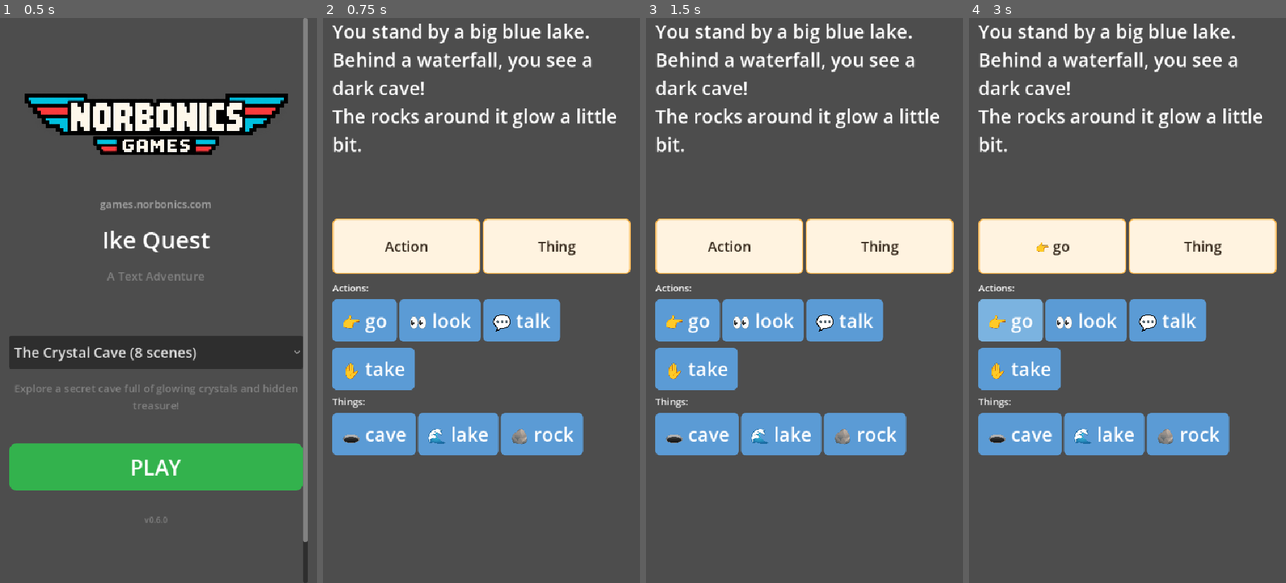
Above: before the commit, frames 1-4 (left to right).
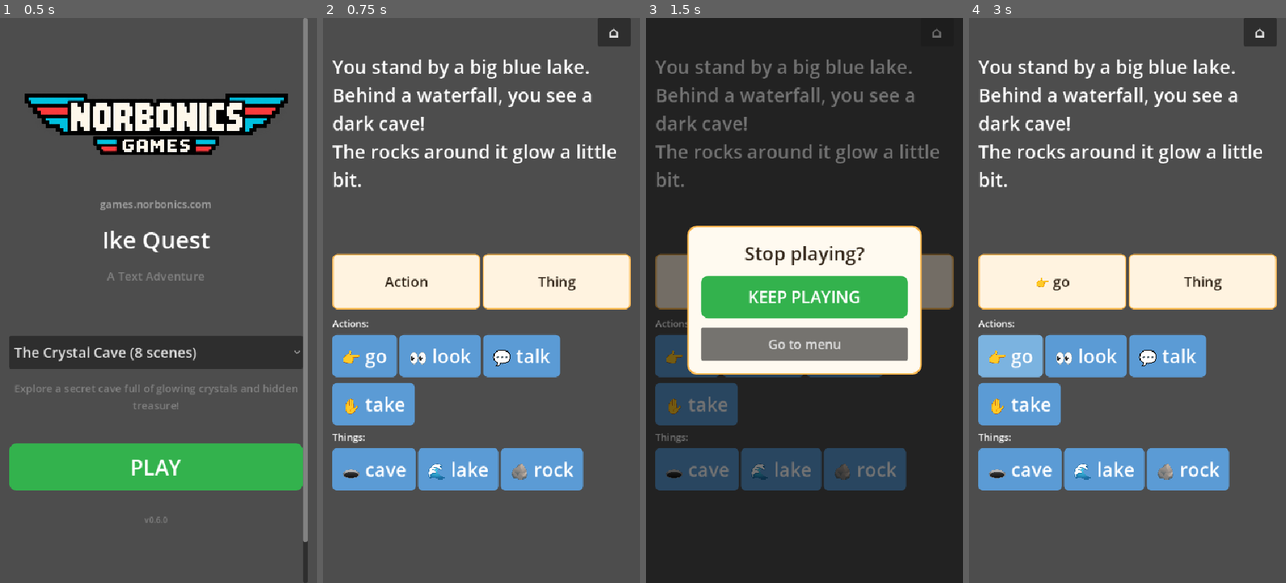
Above: after the commit, the same moments.

Repository: DlaregY/kid-text-adventure
Game: Godot game, scene res://Game.tscn
Same seed, same stepped clock (60 frames per second), same inputs: the game is played once before the commit and once after it.
Inputs (mouse positions are in pixels of both pictures, inside the frame that each line leads up to):
- Up to frame 1 (0.5 s): no input
- Up to frame 2 (0.75 s): click "PLAY" at 0.5 s
- Up to frame 3 (1.5 s): click (937, 29) at 1.25 s, where only the run after the commit has a clickable "⌂"
- Up to frame 4 (3 s): click (1127, 294) at 2 s, where only the run after the commit has a clickable "KEEP PLAYING"; click "👉 go" at 2.75 s

Frame 1 is identical in both runs. In frame 2, 36% of the frame differs, in the area x 2-98%, y 0-84%; in frame 3, 93%, in the area x 0-100%, y 0-100%; in frame 4, 37%.

Commit message:
Add save/resume, stop dialog, and Android Back handling
- Persist story progress to user://save.json on start, state change and
  transition; clear it on ending scenes. Menu offers CONTINUE when a save
  exists; PLAY always starts fresh.
- Add a home button during stories and a Stop dialog (KEEP PLAYING /
  GO TO MENU). Android Back opens the dialog instead of quitting the app.
- Guard transition and progress coroutines with a story generation counter
  so stopping mid-transition cannot alter a later game.
- Save keys off the loaded story path rather than the picker selection.
- Remove a stray editor temp file; ignore *.tmp. Add polish plan and tests.

Co-Authored-By: Claude Fable 5.1 <noreply@anthropic.com>
Claude-Session: https://claude.ai/code/session_01K3i2x3bhNggk8gGwqCHyAT

Diff:
--- a/Game.tscn
+++ b/Game.tscn
@@ -49,6 +49,55 @@
 content_margin_right = 24
 content_margin_bottom = 8
 
+[sub_resource type="StyleBoxFlat" id="resume_normal"]
+bg_color = Color(0.95, 0.6, 0.15, 1)
+corner_radius_top_left = 12
+corner_radius_top_right = 12
+corner_radius_bottom_right = 12
+corner_radius_bottom_left = 12
+content_margin_left = 24
+content_margin_top = 8
+content_margin_right = 24
+content_margin_bottom = 8
+
+[sub_resource type="StyleBoxFlat" id="resume_hover"]
+bg_color = Color(1.0, 0.68, 0.25, 1)
+corner_radius_top_left = 12
+corner_radius_top_right = 12
+corner_radius_bottom_right = 12
+corner_radius_bottom_left = 12
+content_margin_left = 24
+content_margin_top = 8
+content_margin_right = 24
+content_margin_bottom = 8
+
+[sub_resource type="StyleBoxFlat" id="resume_pressed"]
+bg_color = Color(0.75, 0.45, 0.1, 1)
+corner_radius_top_left = 12
+corner_radius_top_right = 12
+corner_radius_bottom_right = 12
+corner_radius_bottom_left = 12
+content_margin_left = 24
+content_margin_top = 8
+content_margin_right = 24
+content_margin_bottom = 8
+
+[sub_resource type="StyleBoxFlat" id="dialog_panel"]
+bg_color = Color(1.0, 0.98, 0.94, 1)
+border_width_left = 3
+border_width_top = 3
+border_width_right = 3
+border_width_bottom = 3
+border_color = Color(1.0, 0.718, 0.302, 1)
+corner_radius_top_left = 16
+corner_radius_top_right = 16
+corner_radius_bottom_right = 16
+corner_radius_bottom_left = 16
+content_margin_left = 24
+content_margin_top = 24
+content_margin_right = 24
+content_margin_bottom = 24
+
 [node name="Game" type="Control" unique_id=1650470966]
 layout_mode = 3
 anchors_preset = 15
@@ -135,6 +184,18 @@
 [node name="Spacer3" type="Control" parent="ScrollContainer/Layout/MenuScreen"]
 custom_minimum_size = Vector2(0, 12)
 layout_mode = 2
+
+[node name="ResumeButton" type="Button" parent="ScrollContainer/Layout/MenuScreen"]
+visible = false
+custom_minimum_size = Vector2(0, 80)
+layout_mode = 2
+size_flags_horizontal = 3
+theme_override_font_sizes/font_size = 36
+theme_override_colors/font_color = Color(1, 1, 1, 1)
+theme_override_styles/normal = SubResource("resume_normal")
+theme_override_styles/hover = SubResource("resume_hover")
+theme_override_styles/pressed = SubResource("resume_pressed")
+text = "▶ CONTINUE"
 
 [node name="PlayButton" type="Button" parent="ScrollContainer/Layout/MenuScreen"]
 custom_minimum_size = Vector2(0, 80)
@@ -158,6 +219,20 @@
 horizontal_alignment = 1
 text = "v0.2.1"
 
+[node name="TopBar" type="HBoxContainer" parent="ScrollContainer/Layout"]
+visible = false
+layout_mode = 2
+
+[node name="TopSpacer" type="Control" parent="ScrollContainer/Layout/TopBar"]
+layout_mode = 2
+size_flags_horizontal = 3
+
+[node name="HomeButton" type="Button" parent="ScrollContainer/Layout/TopBar"]
+custom_minimum_size = Vector2(56, 48)
+layout_mode = 2
+theme_override_font_sizes/font_size = 26
+text = "⌂"
+
 [node name="StoryText" type="Label" parent="ScrollContainer/Layout" unique_id=2087282049]
 custom_minimum_size = Vector2(0, 160)
 layout_mode = 2
@@ -275,3 +350,62 @@
 grow_vertical = 2
 mouse_filter = 2
 color = Color(0, 0, 0, 0)
+
+[node name="StopDialog" type="Control" parent="."]
+visible = false
+layout_mode = 1
+anchors_preset = 15
+anchor_right = 1.0
+anchor_bottom = 1.0
+grow_horizontal = 2
+grow_vertical = 2
+mouse_filter = 0
+
+[node name="Dim" type="ColorRect" parent="StopDialog"]
+layout_mode = 1
+anchors_preset = 15
+anchor_right = 1.0
+anchor_bottom = 1.0
+grow_horizontal = 2
+grow_vertical = 2
+color = Color(0, 0, 0, 0.55)
+
+[node name="Center" type="CenterContainer" parent="StopDialog"]
+layout_mode = 1
+anchors_preset = 15
+anchor_right = 1.0
+anchor_bottom = 1.0
+grow_horizontal = 2
+grow_vertical = 2
+
+[node name="Panel" type="PanelContainer" parent="StopDialog/Center"]
+custom_minimum_size = Vector2(400, 0)
+layout_mode = 2
+theme_override_styles/panel = SubResource("dialog_panel")
+
+[node name="Box" type="VBoxContainer" parent="StopDialog/Center/Panel"]
+layout_mode = 2
+theme_override_constants/separation = 16
+
+[node name="Question" type="Label" parent="StopDialog/Center/Panel/Box"]
+layout_mode = 2
+theme_override_font_sizes/font_size = 32
+theme_override_colors/font_color = Color(0.2, 0.15, 0.1, 1)
+text = "Stop playing?"
+horizontal_alignment = 1
+
+[node name="KeepButton" type="Button" parent="StopDialog/Center/Panel/Box"]
+custom_minimum_size = Vector2(0, 72)
+layout_mode = 2
+theme_override_font_sizes/font_size = 28
+theme_override_colors/font_color = Color(1, 1, 1, 1)
+theme_override_styles/normal = SubResource("play_normal")
+theme_override_styles/hover = SubResource("play_hover")
+theme_override_styles/pressed = SubResource("play_pressed")
+text = "KEEP PLAYING"
+
+[node name="StopMenuButton" type="Button" parent="StopDialog/Center/Panel/Box"]
+custom_minimum_size = Vector2(0, 56)
+layout_mode = 2
+theme_override_font_sizes/font_size = 22
+text = "Go to menu"
--- a/project.godot
+++ b/project.godot
@@ -11,6 +11,7 @@
 [application]
 
 config/name="Ike Quest"
+config/quit_on_go_back=false
 run/main_scene="uid://da2g8wy6g4fky"
 config/features=PackedStringArray("4.6", "Forward Plus")
 config/icon="res://assets/icons/android/launcher_main_192.svg"
--- a/scripts/Game.gd
+++ b/scripts/Game.gd
@@ -6,6 +6,8 @@
 extends Control
 
 const STORIES_DIR := "res://stories"
+const SAVE_PATH := "user://save.json"
+const SAVE_VERSION := 1
 const TILE_SCENE := preload("res://ui/Tile.tscn")
 const ACTION_TOKENS: Array[String] = ["go", "open", "take", "look", "talk", "give", "climb"]
 const STORY_FONT_MAX: int = 32
@@ -101,6 +103,12 @@
 @onready var menu_screen: VBoxContainer = $ScrollContainer/Layout/MenuScreen
 @onready var story_picker: OptionButton = $ScrollContainer/Layout/MenuScreen/StoryPicker
 @onready var play_button: Button = $ScrollContainer/Layout/MenuScreen/PlayButton
+@onready var resume_button: Button = $ScrollContainer/Layout/MenuScreen/ResumeButton
+@onready var top_bar: HBoxContainer = $ScrollContainer/Layout/TopBar
+@onready var home_button: Button = $ScrollContainer/Layout/TopBar/HomeButton
+@onready var stop_dialog: Control = $StopDialog
+@onready var keep_button: Button = $StopDialog/Center/Panel/Box/KeepButton
+@onready var stop_menu_button: Button = $StopDialog/Center/Panel/Box/StopMenuButton
 @onready var new_game_button: Button = $ScrollContainer/Layout/NewGameButton
 @onready var command_bar: HBoxContainer = $ScrollContainer/Layout/CommandBar
 @onready var tile_section: VBoxContainer = $ScrollContainer/Layout/TileSection
@@ -127,6 +135,7 @@
 var flags = {}     # flag -> true/false
 var discovered_stories: Array[Dictionary] = []
 var selected_story_path := ""
+var loaded_story_path := "" # path of the story currently in `story`; the save keys off this, not the picker
 var has_active_story := false
 var is_transitioning := false
 var fail_count: int = 0
@@ -134,6 +143,7 @@
 var action_fallback_map := {}
 var command_timer := Timer.new()
 var is_executing_command := false
+var story_generation: int = 0 # bumped whenever a story starts or stops; stale coroutines check it
 
 func _ready() -> void:
 	command_timer.one_shot = true
@@ -161,6 +171,10 @@
 
 	story_picker.item_selected.connect(_on_story_selected)
 	play_button.pressed.connect(_on_start_pressed)
+	resume_button.pressed.connect(_on_resume_pressed)
+	home_button.pressed.connect(_show_stop_dialog)
+	keep_button.pressed.connect(_hide_stop_dialog)
+	stop_menu_button.pressed.connect(_on_stop_confirmed)
 	new_game_button.pressed.connect(_on_menu_pressed)
 	hint_button.pressed.connect(_on_hint_pressed)
 	slot1.tile_dropped.connect(_check_slots_and_execute)
@@ -262,6 +276,7 @@
 
 	story = parsed
 	scenes = story.get("scenes", {})
+	loaded_story_path = path
 	current_scene_id = story.get("start_scene", "")
 	if current_scene_id == "":
 		push_error("No start_scene set in story JSON.")
@@ -354,20 +369,29 @@
 
 	return {"ok": errors.is_empty(), "errors": errors}
 
-func _start_story() -> void:
-	inventory.clear()
-	flags.clear()
+func _start_story(resume: bool = false) -> void:
+	if not resume:
+		inventory.clear()
+		flags.clear()
+	story_generation += 1
 	has_active_story = true
 	menu_screen.visible = false
+	top_bar.visible = true
 	command_bar.visible = true
 	tile_section.visible = true
 	feedback_text.visible = true
 	new_game_button.visible = false
+	_save_progress()
 	await _render_scene()
 
 func _show_menu() -> void:
 	command_timer.stop()
+	story_generation += 1
 	has_active_story = false
+	is_transitioning = false
+	is_executing_command = false
+	stop_dialog.visible = false
+	top_bar.visible = false
 	menu_screen.visible = true
 	command_bar.visible = false
 	tile_section.visible = false
@@ -385,6 +409,107 @@
 	slot2.clear()
 	inventory.clear()
 	flags.clear()
+	_refresh_resume_button()
+
+func _refresh_resume_button() -> void:
+	var save: Dictionary = _read_save()
+	var index: int = _story_index_for_path(str(save.get("story_path", "")))
+	resume_button.visible = index >= 0
+	if index >= 0:
+		story_picker.select(index)
+		_set_selected_story(index)
+
+func _story_index_for_path(path: String) -> int:
+	if path == "":
+		return -1
+	for i in range(discovered_stories.size()):
+		if str(discovered_stories[i].get("path", "")) == path:
+			return i
+	return -1
+
+func _save_progress() -> void:
+	if not has_active_story or loaded_story_path == "":
+		return
+	var data := {
+		"version": SAVE_VERSION,
+		"story_path": loaded_story_path,
+		"scene": current_scene_id,
+		"inventory": inventory.keys(),
+		"flags": flags.duplicate(),
+	}
+	var f := FileAccess.open(SAVE_PATH, FileAccess.WRITE)
+	if f == null:
+		push_warning("Could not write save file: " + SAVE_PATH)
+		return
+	f.store_string(JSON.stringify(data))
+
+func _clear_save() -> void:
+	if FileAccess.file_exists(SAVE_PATH):
+		DirAccess.remove_absolute(SAVE_PATH)
+
+func _read_save() -> Dictionary:
+	if not FileAccess.file_exists(SAVE_PATH):
+		return {}
+	var f := FileAccess.open(SAVE_PATH, FileAccess.READ)
+	if f == null:
+		return {}
+	var parsed = JSON.parse_string(f.get_as_text())
+	if typeof(parsed) != TYPE_DICTIONARY:
+		return {}
+	if int(parsed.get("version", 0)) != SAVE_VERSION:
+		return {}
+	if typeof(parsed.get("scene", null)) != TYPE_STRING or typeof(parsed.get("inventory", null)) != TYPE_ARRAY or typeof(parsed.get("flags", null)) != TYPE_DICTIONARY:
+		return {}
+	return parsed
+
+func _on_resume_pressed() -> void:
+	var save: Dictionary = _read_save()
+	var index: int = _story_index_for_path(str(save.get("story_path", "")))
+	if index < 0:
+		_refresh_resume_button()
+		return
+	story_picker.select(index)
+	_set_selected_story(index)
+	if not _load_story(str(discovered_stories[index].get("path", ""))):
+		_clear_save()
+		_refresh_resume_button()
+		return
+	var scene_id := str(save.get("scene", ""))
+	if not scenes.has(scene_id):
+		_clear_save()
+		_refresh_resume_button()
+		return
+	current_scene_id = scene_id
+	inventory.clear()
+	for item in save.get("inventory", []):
+		inventory[str(item)] = true
+	flags.clear()
+	var saved_flags: Dictionary = save.get("flags", {})
+	for k in saved_flags.keys():
+		flags[str(k)] = bool(saved_flags[k])
+	_start_story(true)
+
+func _show_stop_dialog() -> void:
+	if not has_active_story:
+		return
+	stop_dialog.visible = true
+
+func _hide_stop_dialog() -> void:
+	stop_dialog.visible = false
+
+func _on_stop_confirmed() -> void:
+	_show_menu()
+
+func _notification(what: int) -> void:
+	if what == NOTIFICATION_WM_GO_BACK_REQUEST:
+		if not is_node_ready():
+			return
+		if stop_dialog.visible:
+			_hide_stop_dialog()
+		elif has_active_story:
+			_show_stop_dialog()
+		else:
+			get_tree().quit()
 
 func _set_selected_story(index: int) -> void:
 	if index < 0 or index >= discovered_stories.size():
@@ -460,6 +585,8 @@
 			has_next = true
 			break
 	new_game_button.visible = not has_next
+	if not has_next:
+		_clear_save()
 	await _auto_fit_story_text()
 
 func _auto_fit_story_text() -> void:
@@ -592,7 +719,11 @@
 		else:
 			if made_progress:
 				# Refresh inventory and reset hints only when the world changes.
+				var generation: int = story_generation
+				_save_progress()
 				await _render_scene()
+				if generation != story_generation:
+					return false
 			else:
 				_record_no_progress()
 			feedback_text.text = response
@@ -648,22 +779,31 @@
 	if is_transitioning:
 		return
 	is_transitioning = true
+	var generation: int = story_generation
 
 	# Brief pause so kid notices the response text
 	await get_tree().create_timer(1.0).timeout
+	if generation != story_generation:
+		return
 
 	# Show continue button and wait for kid to tap it
 	continue_button.visible = true
 	await continue_button.pressed
 	continue_button.visible = false
+	if generation != story_generation:
+		return
 
 	# Fade to black
 	var tween := create_tween()
 	tween.tween_property(transition_overlay, "color:a", 1.0, 0.3)
 	await tween.finished
+	if generation != story_generation:
+		transition_overlay.color.a = 0.0
+		return
 
 	# Change scene content
 	current_scene_id = scene_id
+	_save_progress()
 	await _render_scene()
 
 	# Fade back in
--- a/tests/game_regressions.gd
+++ b/tests/game_regressions.gd
@@ -145,6 +145,83 @@
 	check(game.inventory_label.visible and game.inventory_tray.get_child_count() == 1, "Keep inventory visible when another item remains")
 	print("Checked inventory visibility after consumption")
 
+func test_save_resume(game) -> void:
+	game._clear_save()
+	game._show_menu()
+	check(not game.resume_button.visible, "No CONTINUE button without a save")
+	check(not game.top_bar.visible, "Home bar hidden on the menu")
+	await start_dragon(game)
+	check(game.top_bar.visible, "Home bar visible during a story")
+	check(FileAccess.file_exists(game.SAVE_PATH), "Starting a story writes a save")
+	game.current_scene_id = "hall"
+	await game._render_scene()
+	await apply(game, ["open", "box"])
+	await apply(game, ["take", "key"])
+	await continue_story(game)
+	check(game.current_scene_id == "gate" and game.inventory.has("key"), "Reached the gate with the key")
+	game._show_menu()
+	check(game.resume_button.visible, "CONTINUE appears when a save exists")
+	check(game.inventory.is_empty(), "Menu clears live state")
+	game._on_resume_pressed()
+	await settle()
+	check(game.has_active_story and game.current_scene_id == "gate", "Resume lands on the saved scene")
+	check(game.inventory.has("key") and game.flags.get("box_open", false), "Resume restores inventory and flags")
+	check(game.inventory_tray.get_child_count() == 1, "Resumed inventory renders a tile")
+	# PLAY always starts fresh.
+	game._show_menu()
+	game._on_start_pressed()
+	await settle()
+	check(game.current_scene_id == "room" and game.inventory.is_empty(), "PLAY starts from the beginning")
+	# Reaching an ending clears the save.
+	game.current_scene_id = "win"
+	await game._render_scene()
+	check(not FileAccess.file_exists(game.SAVE_PATH), "Terminal scene clears the save")
+	game._show_menu()
+	check(not game.resume_button.visible, "No CONTINUE after an ending")
+	# A corrupt save is ignored.
+	var f := FileAccess.open(game.SAVE_PATH, FileAccess.WRITE)
+	f.store_string("{not json")
+	f.close()
+	game._show_menu()
+	check(not game.resume_button.visible, "Corrupt save is ignored")
+	game._clear_save()
+	print("Checked save, resume, fresh start, and ending cleanup")
+
+func test_stop_dialog(game) -> void:
+	await start_dragon(game)
+	game._notification(game.NOTIFICATION_WM_GO_BACK_REQUEST)
+	check(game.stop_dialog.visible, "Back opens the stop dialog during a story")
+	game.keep_button.pressed.emit()
+	check(not game.stop_dialog.visible and game.has_active_story, "KEEP PLAYING closes the dialog and keeps the story")
+	game.home_button.pressed.emit()
+	check(game.stop_dialog.visible, "Home button opens the stop dialog")
+	game._notification(game.NOTIFICATION_WM_GO_BACK_REQUEST)
+	check(not game.stop_dialog.visible and game.has_active_story, "Back while the dialog is open dismisses it")
+	game.home_button.pressed.emit()
+	game.stop_menu_button.pressed.emit()
+	check(not game.has_active_story and game.menu_screen.visible and not game.stop_dialog.visible, "GO TO MENU returns to the menu")
+	check(game.resume_button.visible, "Progress survives stopping")
+	# Stopping mid-transition must not let the old transition finish later.
+	await start_dragon(game)
+	game.current_scene_id = "hall"
+	game.flags["box_open"] = true
+	await game._render_scene()
+	await apply(game, ["take", "key"])
+	while not game.continue_button.visible:
+		await process_frame
+	game.home_button.pressed.emit()
+	game.stop_menu_button.pressed.emit()
+	check(not game.is_transitioning and not game.continue_button.visible, "Menu cancels a pending transition")
+	await start_dragon(game)
+	game.continue_button.pressed.emit()
+	await settle()
+	await create_timer(0.5).timeout
+	check(game.current_scene_id == "room", "A stale transition must not change the new game's scene")
+	check(game.transition_overlay.color.a == 0.0, "Overlay stays clear")
+	game._show_menu()
+	game._clear_save()
+	print("Checked back button, home button, and stop dialog")
+
 func run() -> void:
 	create_timer(60).timeout.connect(func():
 		printerr("FAIL: Regression suite timed out")
@@ -158,6 +235,8 @@
 	await test_command_delay(game)
 	await test_hints(game)
 	await test_inventory(game)
+	await test_save_resume(game)
+	await test_stop_dialog(game)
 	print("Game regression checks=", checks, "; failures=", failures.size())
 	game.queue_free()
 	await process_frame
Not shown, added: tests/game_regressions.gd.uid
Not shown, added: tests/story_smoke.gd.uid
Not shown, changed: .gitignore
Not shown, changed: CLAUDE.md
Not shown, removed: Game.tscn4721128948.tmp
Not shown, changed: README.md
Not shown, added: tasks/polish-plan.md
